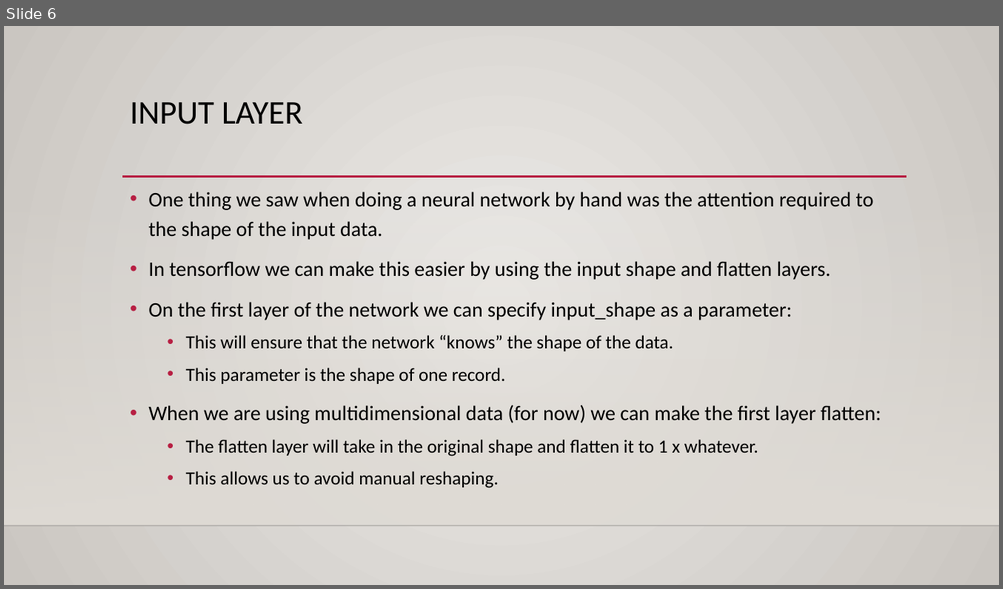
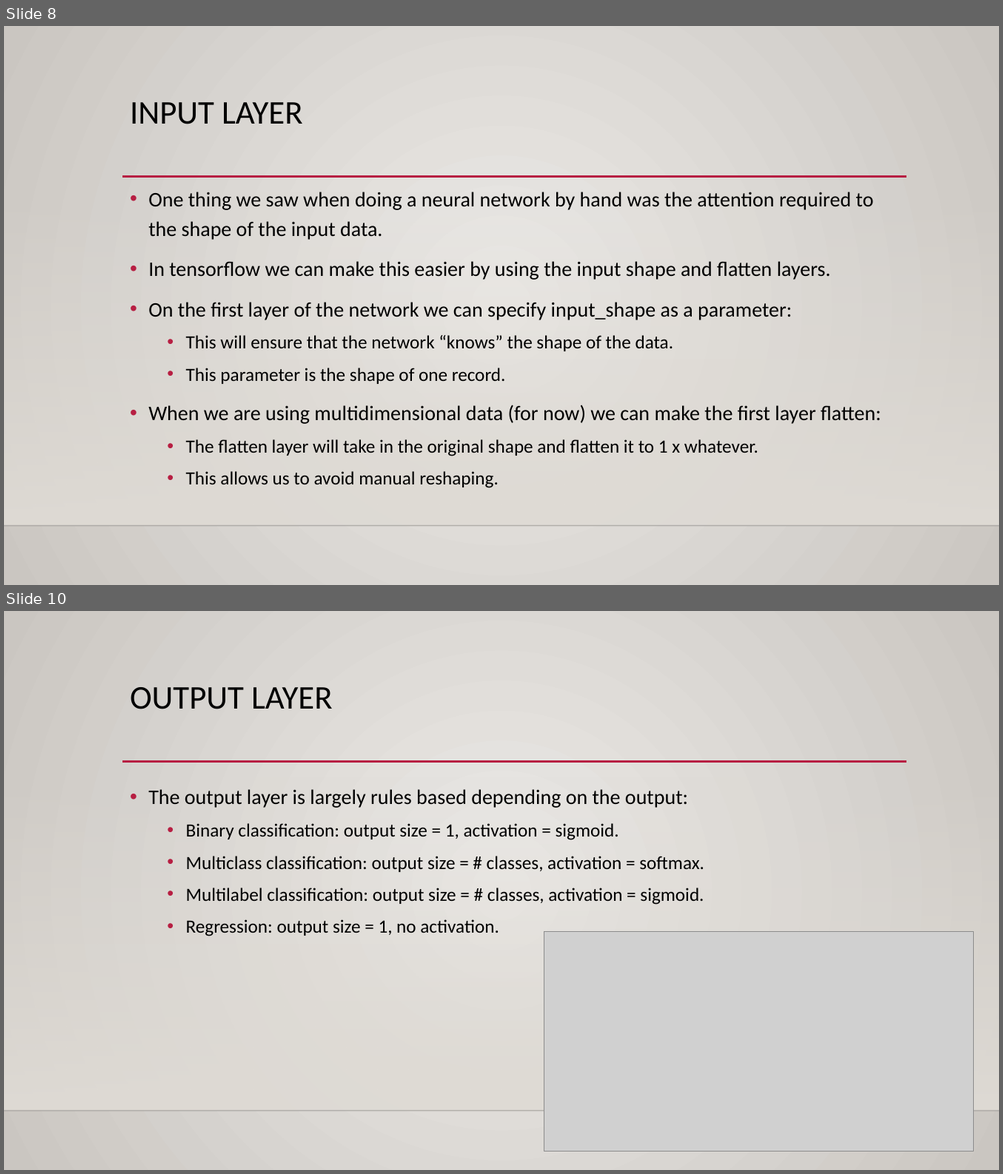
Before and after one commit to allyryry/3950_Workbooks, a slide deck: reference_content/Slides/keras_intro.pptx. Shown one above the other, each under a label of ours: slide 6 before the commit, slides 8 and 10 after it; the slides between them are not shown. The pictures are 1003x589 and 1003x1174 pixels, drawn with LibreOffice and Linux fonts; fonts in the diff are those of the drawing; grey boxes stand for pictures; background and template pictures are left out. Boxes give left, top, right and bottom in pixels: in the first picture for what was removed or moved away, otherwise in the second. Text is boxed around its words. In the diff, an @@ line names an element or a change of style, - is before the commit and + after.

```diff
--- a/reference_content/Slides/keras_intro.pptx
+++ b/reference_content/Slides/keras_intro.pptx
@@ slide 10 added at bbox=[4, 611, 999, 1170], background gradient #ECEAE7 to #CAC7C1; not listed: 3 template elements that a slide beside it also shows @@
@@ title added at bbox=[130, 687, 333, 709], 32 pt, text #000000 @@
+OUTPUT LAYER
@@ text added at bbox=[148, 789, 704, 937], 18 pt, text #000000 @@
+• The output layer is largely rules based depending on the output:
+  • Binary classification: output size = 1, activation = sigmoid.
+  • Multiclass classification: output size = # classes, activation = softmax.
+  • Multilabel classification: output size = # classes, activation = sigmoid.
+  • Regression: output size = 1, no activation.
@@ picture added at bbox=[544, 932, 974, 1152] @@
@@ what was slide 6 is now slide 8 @@
```
Also in this commit, not shown: 4 slides changed, 5 other slides added, 2 other files.
